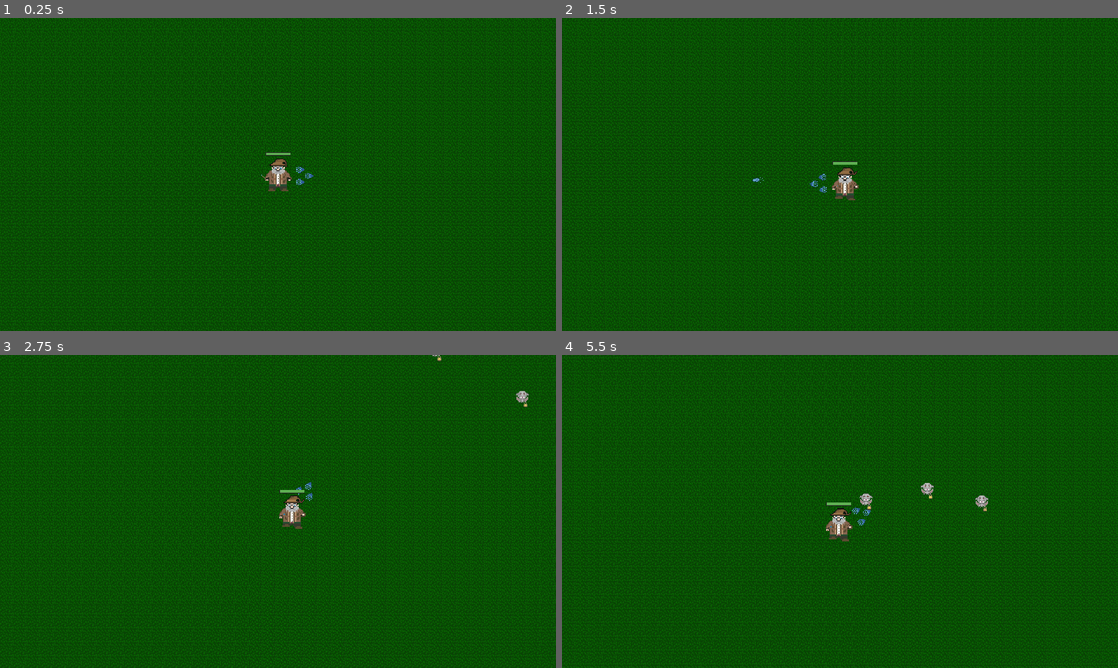
Above: before the commit, frames 1-4 (two rows, left to right).
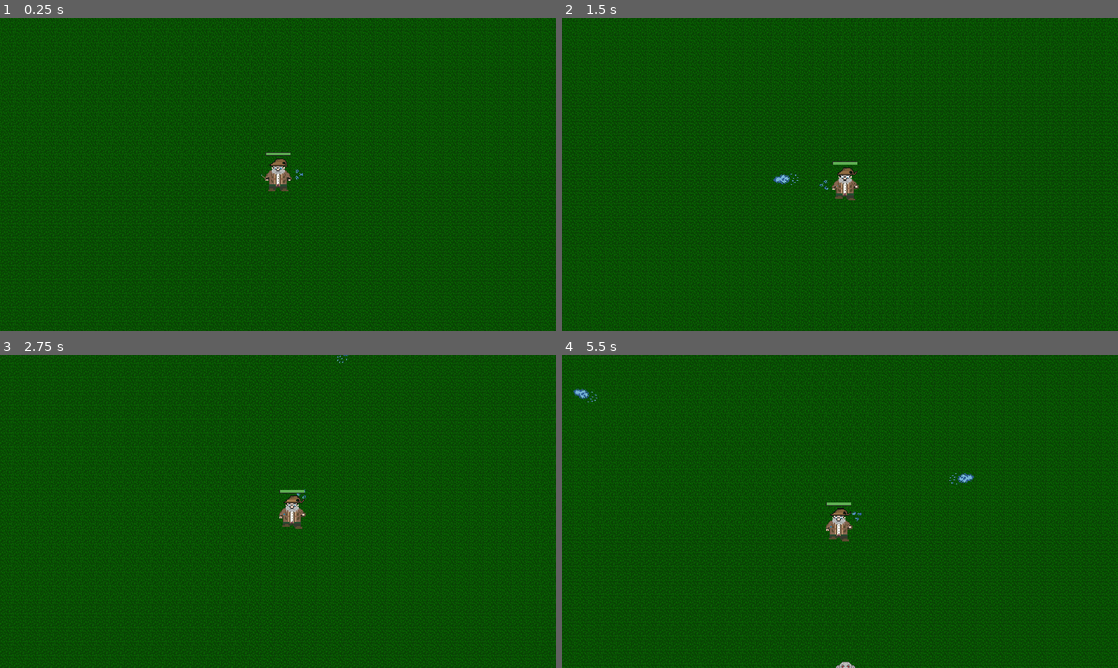
Above: after the commit, the same moments.

Repository: rhysez/wheat-and-wizardry
Game: Godot game, scene res://scenes/game.tscn
Two runs of this game, one before a commit and one after it. Both use one fixed random seed, a clock stepped at 60 frames per second and the inputs below.
Inputs (mouse positions are in pixels of both pictures, inside the frame that each line leads up to):
- Up to frame 1 (0.25 s): no input
- Up to frame 2 (1.5 s): tap Enter at 0.5 s; move the mouse to (840, 174) at 0.52 s; hold D (move_right) 0.53-1.28 s; click (840, 174) at 0.6 s; move the mouse to (728, 190) at 1.27 s; hold S (move_down) from 1.28 s (still down); click (728, 190) at 1.35 s
- Up to frame 3 (2.75 s): move the mouse to (333, 442) at 2.02 s; release S (move_down) at 2.03 s; hold D (move_right) from 2.03 s (still down); click (333, 442) at 2.1 s
- Up to frame 4 (5.5 s): move the mouse to (812, 574) at 2.77 s; release D (move_right) at 2.78 s; hold W (move_up) 2.78-3.53 s; click (812, 574) at 2.85 s; move the mouse to (1006, 558) at 3.52 s; hold A (move_left) 3.53-5.03 s; click (1006, 558) at 3.6 s; move the mouse to (673, 464) at 4.27 s; click (673, 464) at 4.35 s; move the mouse to (867, 511) at 5.02 s; hold S (move_down) from 5.03 s (still down); click (867, 511) at 5.1 s

The runs differ from the first frame. In frame 1, less than 0.1% of the frame differs, in the area x 53-57%, y 47-54%; in frame 2, 0.1%; in frame 3, 0.2%; in frame 4, 0.5%, in the area x 2-77%, y 10-100%.

Commit message:
add DeathScreen and health progress bar logic

Diff:
--- a/scenes/characters/PlayerWizard.tscn
+++ b/scenes/characters/PlayerWizard.tscn
@@ -81,7 +81,7 @@
 [node name="HurtBox" type="Area2D" parent="."]
 unique_name_in_owner = true
 collision_layer = 2
-collision_mask = 4
+collision_mask = 2
 
 [node name="CollisionShape2D" type="CollisionShape2D" parent="HurtBox"]
 position = Vector2(0, 2.92)
--- a/scenes/enemies/VampireImp.tscn
+++ b/scenes/enemies/VampireImp.tscn
@@ -27,10 +27,10 @@
 
 [node name="AnimatedSprite2D" type="AnimatedSprite2D" parent="."]
 position = Vector2(0, 4)
-scale = Vector2(0.53, 0.53)
+scale = Vector2(0.79, 0.79)
 sprite_frames = SubResource("SpriteFrames_pupx1")
 
 [node name="CollisionShape2D" type="CollisionShape2D" parent="."]
 position = Vector2(0, 0.875)
-scale = Vector2(1.775, 1.775)
+scale = Vector2(2.21, 2.21)
 shape = SubResource("CircleShape2D_c7xfe")
--- a/scenes/game.tscn
+++ b/scenes/game.tscn
@@ -1,7 +1,7 @@
-[gd_scene load_steps=6 format=3 uid="uid://c35knj8a7hhc1"]
+[gd_scene load_steps=7 format=3 uid="uid://c35knj8a7hhc1"]
 
+[ext_resource type="Script" path="res://scripts/game.gd" id="1_1cq58"]
 [ext_resource type="PackedScene" uid="uid://bbspp6gu8j6y" path="res://scenes/characters/PlayerWizard.tscn" id="1_vgxss"]
-[ext_resource type="PackedScene" uid="uid://dcgs8ew2m7uda" path="res://scenes/enemies/VampireImp.tscn" id="2_57etg"]
 [ext_resource type="Texture2D" uid="uid://12lx0c365qnw" path="res://assets/environment/grass_random_grid.png" id="3_60nlb"]
 
 [sub_resource type="TileSetAtlasSource" id="TileSetAtlasSource_wfgsb"]
@@ -26,18 +26,19 @@
 [sub_resource type="TileSet" id="TileSet_h6myy"]
 sources/0 = SubResource("TileSetAtlasSource_wfgsb")
 
+[sub_resource type="Curve2D" id="Curve2D_nua3l"]
+_data = {
+"points": PackedVector2Array(0, 0, 0, 0, -57, -66, 0, 0, 0, 0, 1966, -58, 0, 0, 0, 0, 1964, 1154, 0, 0, 0, 0, -49, 1143, 0, 0, 0, 0, -57, -66)
+}
+point_count = 5
+
 [node name="Game" type="Node2D"]
+script = ExtResource("1_1cq58")
 
 [node name="Environment" type="Node" parent="."]
 
 [node name="CanvasLayer" type="CanvasLayer" parent="Environment"]
 layer = -1
-
-[node name="ColorRect" type="ColorRect" parent="Environment/CanvasLayer"]
-offset_left = 1.0
-offset_top = -2.0
-offset_right = 1924.0
-offset_bottom = 1077.0
 
 [node name="Characters" type="Node" parent="."]
 
@@ -47,16 +48,53 @@
 
 [node name="Enemies" type="Node" parent="."]
 
-[node name="VampireImp" parent="Enemies" instance=ExtResource("2_57etg")]
-position = Vector2(1735, 410)
-
-[node name="VampireImp2" parent="Enemies" instance=ExtResource("2_57etg")]
-position = Vector2(1510, 118)
-
-[node name="VampireImp3" parent="Enemies" instance=ExtResource("2_57etg")]
-position = Vector2(1650, 252)
-
 [node name="TileMap" type="TileMap" parent="."]
 tile_set = SubResource("TileSet_h6myy")
 format = 2
 layer_0/tile_data = PackedInt32Array(589857, 0, 0, 655393, 0, 0, 720929, 0, 0, 786465, 0, 0, 852001, 0, 0, 917537, 0, 0 …(120807 unchanged characters)…
+
+[node name="Path2D" type="Path2D" parent="."]
+curve = SubResource("Curve2D_nua3l")
+
+[node name="PathFollow2D" type="PathFollow2D" parent="Path2D"]
+unique_name_in_owner = true
+position = Vector2(-57, -66)
+rotation = 0.0039545
+
+[node name="Timer" type="Timer" parent="."]
+wait_time = 0.5
+autostart = true
+
+[node name="DeathScreen" type="CanvasLayer" parent="."]
+unique_name_in_owner = true
+visible = false
+
+[node name="ColorRect" type="ColorRect" parent="DeathScreen"]
+anchors_preset = 15
+anchor_right = 1.0
+anchor_bottom = 1.0
+offset_right = 11.0
+offset_bottom = 3.0
+grow_horizontal = 2
+grow_vertical = 2
+color = Color(0.0862745, 0.0862745, 0.0862745, 0.85098)
+
+[node name="Label" type="Label" parent="DeathScreen/ColorRect"]
+layout_mode = 1
+anchors_preset = 8
+anchor_left = 0.5
+anchor_top = 0.5
+anchor_right = 0.5
+anchor_bottom = 0.5
+offset_left = -80.5
+offset_top = -11.5
+offset_right = 80.5
+offset_bottom = 11.5
+grow_horizontal = 2
+grow_vertical = 2
+theme_override_colors/font_color = Color(0.58, 0.232, 0.232, 1)
+theme_override_font_sizes/font_size = 31
+text = "ISAAC HAS PERISHED"
+
+[connection signal="health_depleted" from="Characters/PlayerWizard" to="." method="_on_player_wizard_health_depleted"]
+[connection signal="timeout" from="Timer" to="." method="_on_timer_timeout"]
--- a/scenes/spells/cast_indicators/MagicMissileCast.tscn
+++ b/scenes/spells/cast_indicators/MagicMissileCast.tscn
@@ -16,12 +16,12 @@
 [node name="AimPivot" type="Marker2D" parent="."]
 
 [node name="CastIndicator" type="Sprite2D" parent="AimPivot"]
-position = Vector2(30.245, -2)
-scale = Vector2(1.025, 1.025)
+position = Vector2(24.373, -2)
+scale = Vector2(0.525104, 0.54)
 texture = ExtResource("2_3ro2u")
 
 [node name="CastingPoint" type="Marker2D" parent="AimPivot/CastIndicator"]
 unique_name_in_owner = true
-position = Vector2(13.3093, 4.12371)
+position = Vector2(20.21, 3.739)
 
 [connection signal="input_event" from="." to="." method="_on_input_event"]
--- a/scenes/spells/projectiles/MagicMissileProjectile.tscn
+++ b/scenes/spells/projectiles/MagicMissileProjectile.tscn
@@ -15,12 +15,12 @@
 [node name="Projectile" type="Sprite2D" parent="."]
 position = Vector2(-1.875, 0)
 rotation = -0.00854886
-scale = Vector2(0.13, 0.13)
+scale = Vector2(0.29, 0.29)
 texture = ExtResource("2_clw4i")
 
 [node name="CollisionShape2D" type="CollisionShape2D" parent="."]
-position = Vector2(-4.005, 0)
-scale = Vector2(1.54, 1.54)
+position = Vector2(6.46, 0)
+scale = Vector2(2.22, 2.22)
 shape = SubResource("CircleShape2D_gyip0")
 
 [connection signal="body_entered" from="." to="." method="_on_body_entered"]
--- a/scripts/characters/PlayerWizard.gd
+++ b/scripts/characters/PlayerWizard.gd
@@ -21,7 +21,6 @@
 	var temp_damage_rate = 5.0
 	var overlapping_mobs = %HurtBox.get_overlapping_bodies()
 	if overlapping_mobs.size() > 0:
-		print("enemy!")
 		# we take damage multiplied by how many mobs are in the collission circle.
 		health -= temp_damage_rate * overlapping_mobs.size() * delta
 		%ProgressBar.value = health
--- /dev/null
+++ b/scripts/game.gd
@@ -0,0 +1,18 @@
+extends Node2D
+
+func spawn_mob():
+	var new_mob = preload("res://scenes/enemies/VampireImp.tscn").instantiate()
+	%PathFollow2D.progress_ratio = randf()
+	new_mob.global_position = %PathFollow2D.global_position
+	# This adds the mob to the tree of objects
+	add_child(new_mob)
+
+
+func _on_timer_timeout():
+	# Comment this line out to prevent mobs spawning.
+	spawn_mob()
+
+
+func _on_player_wizard_health_depleted():
+	%DeathScreen.visible = true
+	get_tree().paused = true
--- a/scripts/spells/projectiles/MagicMissileProjectile.gd
+++ b/scripts/spells/projectiles/MagicMissileProjectile.gd
@@ -1,6 +1,6 @@
 extends Area2D
 
-const MOVE_SPEED = 500
+const MOVE_SPEED = 300
 const MAX_RANGE = 1000
 const DAMAGE = 5
 
